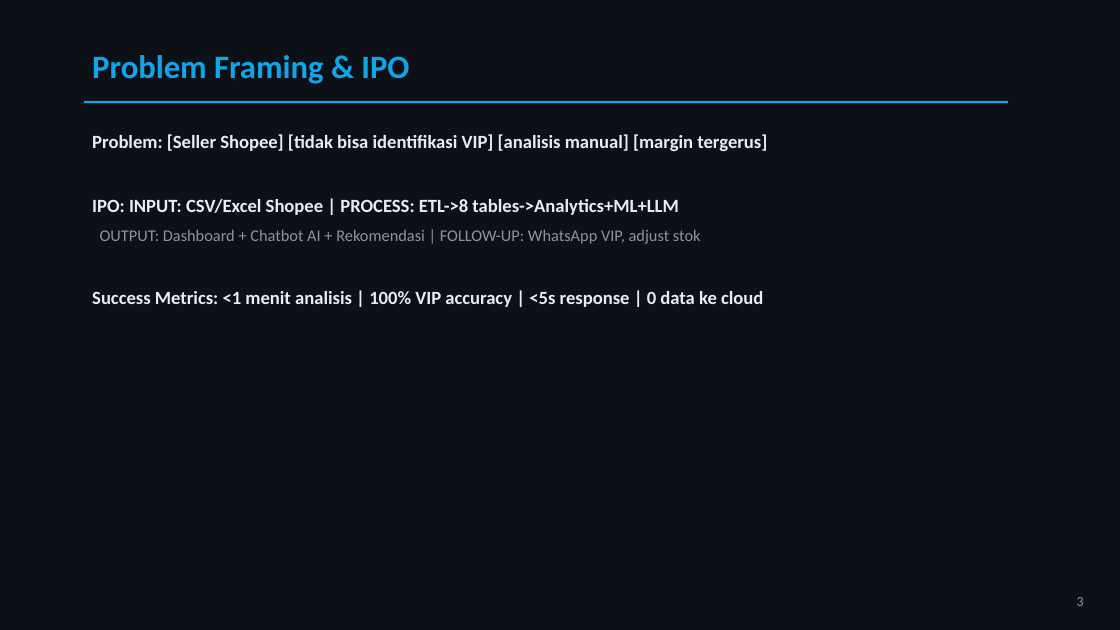
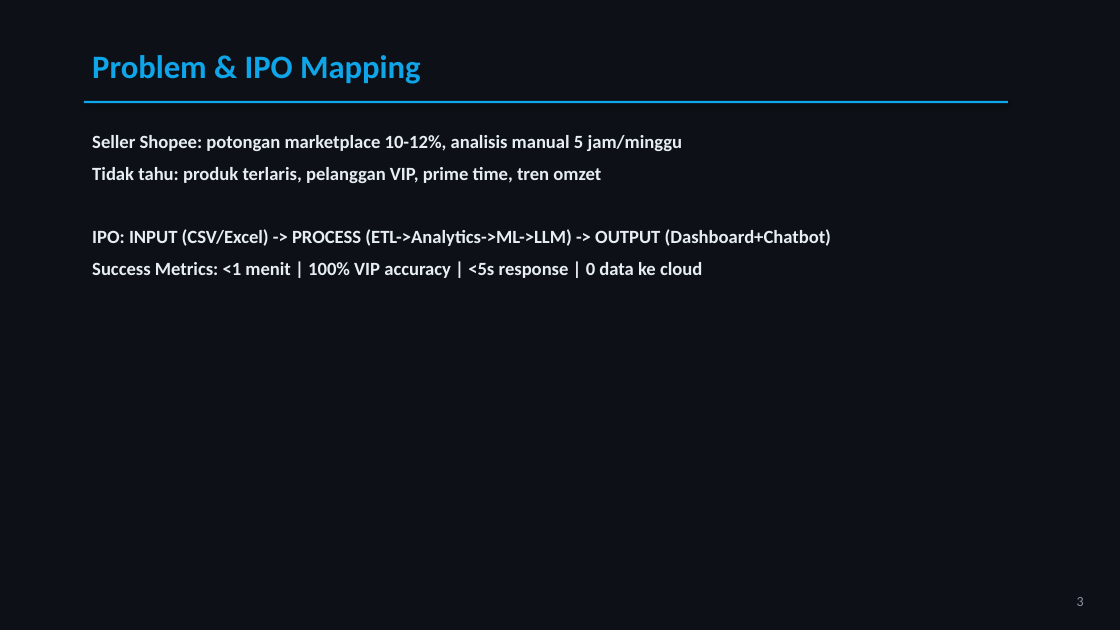
Before and after one commit to bakadenir/databuddy, a slide deck: slide 3 of Presentasi_UAS_AI04_DataBuddy.pptx. Drawn at 1120x630 pixels with LibreOffice and Linux fonts; fonts in the diff are those of the drawing. Boxes give left, top, right and bottom in pixels: in the first picture for what was removed or moved away, otherwise in the second. Text is boxed around its words. In the diff, an @@ line names an element or a change of style, - is before the commit and + after.

```diff
--- a/Presentasi_UAS_AI04_DataBuddy.pptx
+++ b/Presentasi_UAS_AI04_DataBuddy.pptx
@@ text at [92, 55, 421, 84]: text changed @@
-Problem Framing & IPO
+Problem & IPO Mapping
@@ text at [92, 135, 831, 278]: text changed @@
-Problem: [Seller Shopee] [tidak bisa identifikasi VIP] [analisis manual] [margin tergerus]
-IPO: INPUT: CSV/Excel Shopee | PROCESS: ETL->8 tables->Analytics+ML+LLM
-OUTPUT: Dashboard + Chatbot AI + Rekomendasi | FOLLOW-UP: WhatsApp VIP, adjust stok
-Success Metrics: <1 menit analisis | 100% VIP accuracy | <5s response | 0 data ke cloud
+Seller Shopee: potongan marketplace 10-12%, analisis manual 5 jam/minggu
+Tidak tahu: produk terlaris, pelanggan VIP, prime time, tren omzet
+IPO: INPUT (CSV/Excel) -> PROCESS (ETL->Analytics->ML->LLM) -> OUTPUT (Dashboard+Chatbot)
+Success Metrics: <1 menit | 100% VIP accuracy | <5s response | 0 data ke cloud
```
Also in this commit, not shown: 11 other slides changed, 1 slide removed, 2 other files.
